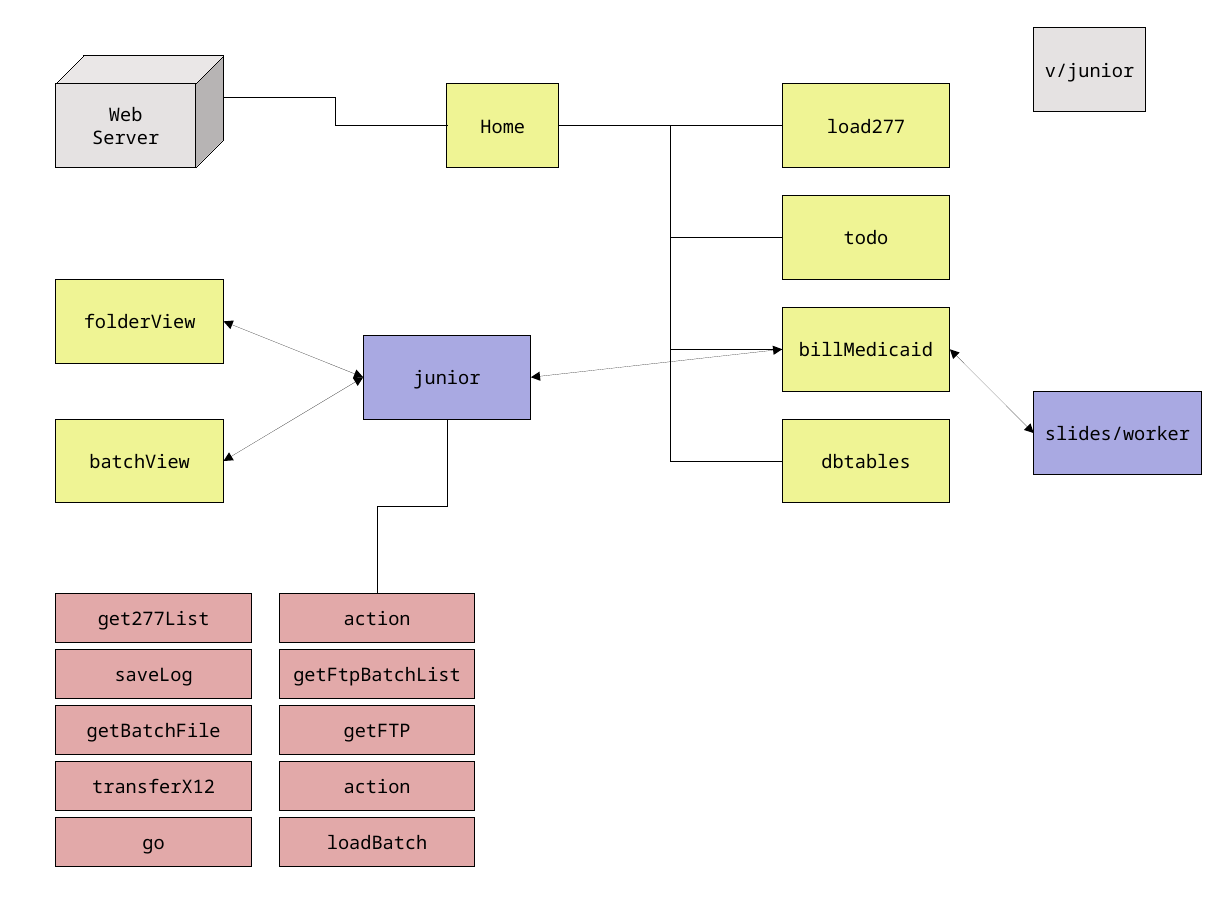
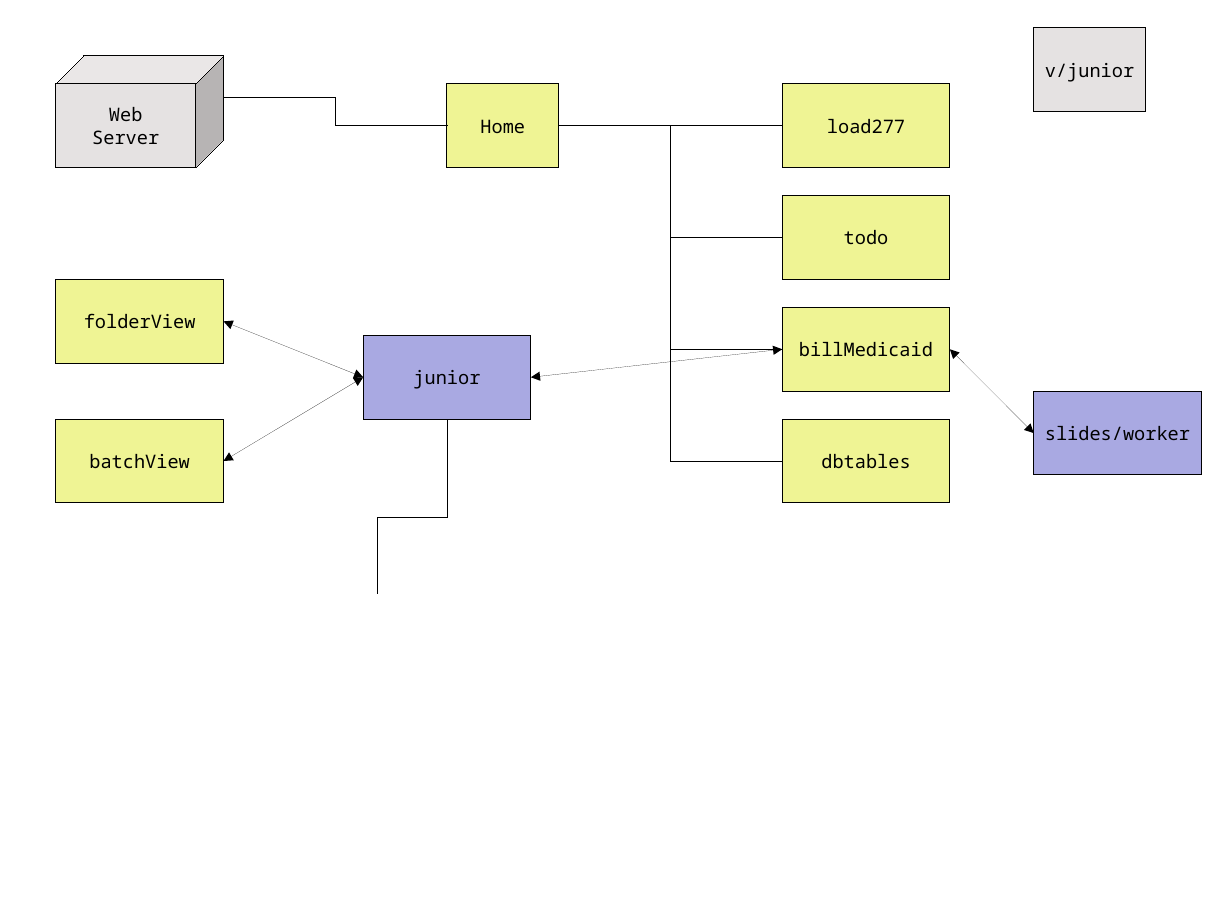
Before and after one commit to JamesLeB/Stout, a slide deck: slide 2 of documents/junior.odp. Drawn at 1232x924 pixels with LibreOffice and Linux fonts; fonts in the diff are those of the drawing. Boxes give left, top, right and bottom in pixels: in the first picture for what was removed or moved away, otherwise in the second. Text is boxed around its words. In the diff, an @@ line names an element or a change of style, - is before the commit and + after.

```diff
--- a/documents/junior.odp
+++ b/documents/junior.odp
@@ elbow line (447, 419) - (377, 594): route changed @@
@@ rectangle removed at (56,594,252,643) @@
-get277List
@@ rectangle removed at (279,594,475,643) @@
-action
@@ rectangle removed at (56,650,252,699) @@
-saveLog
@@ rectangle removed at (279,650,475,699) @@
-getFtpBatchList
@@ rectangle removed at (56,705,252,755) @@
-getBatchFile
@@ rectangle removed at (279,705,475,755) @@
-getFTP
@@ rectangle removed at (56,761,252,811) @@
-transferX12
@@ rectangle removed at (279,761,475,811) @@
-action
@@ rectangle removed at (56,817,252,866) @@
-go
@@ rectangle removed at (279,817,475,866) @@
-loadBatch
```
Also in this commit, not shown: 1 other slide changed, 2 slides added.
